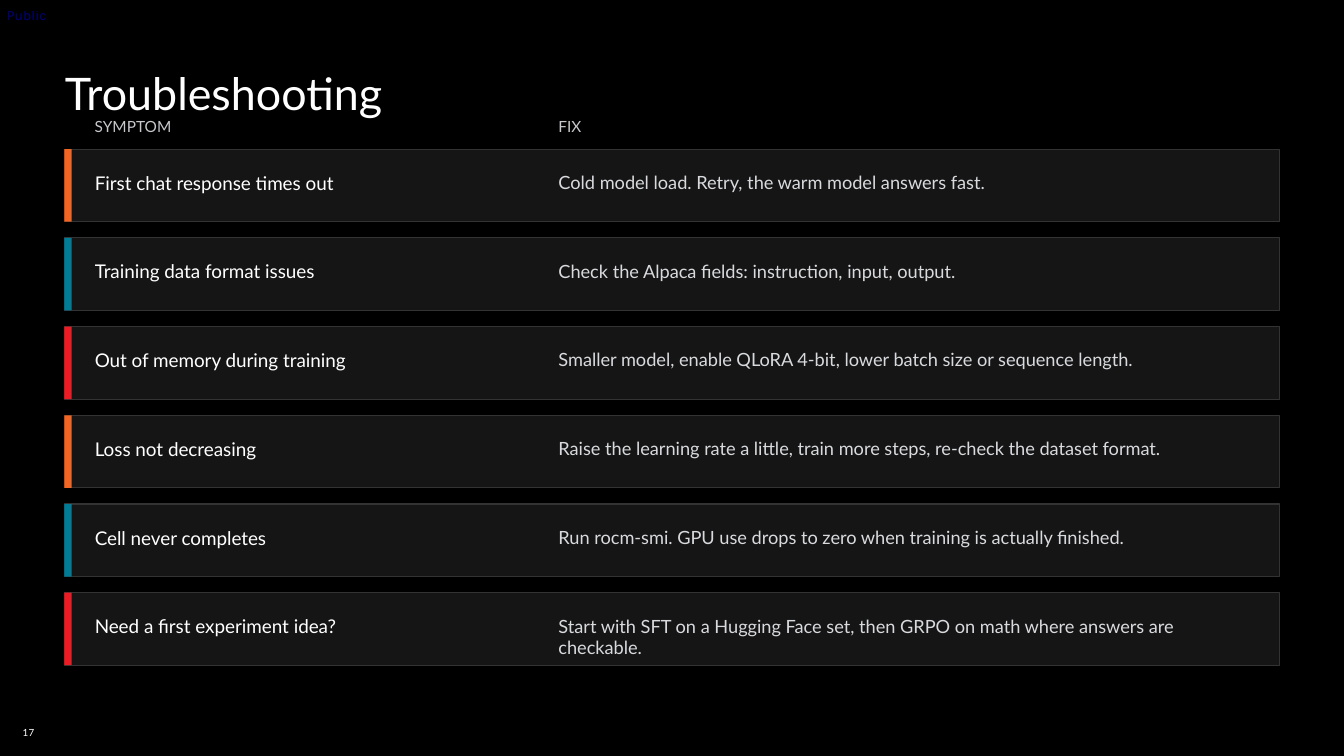
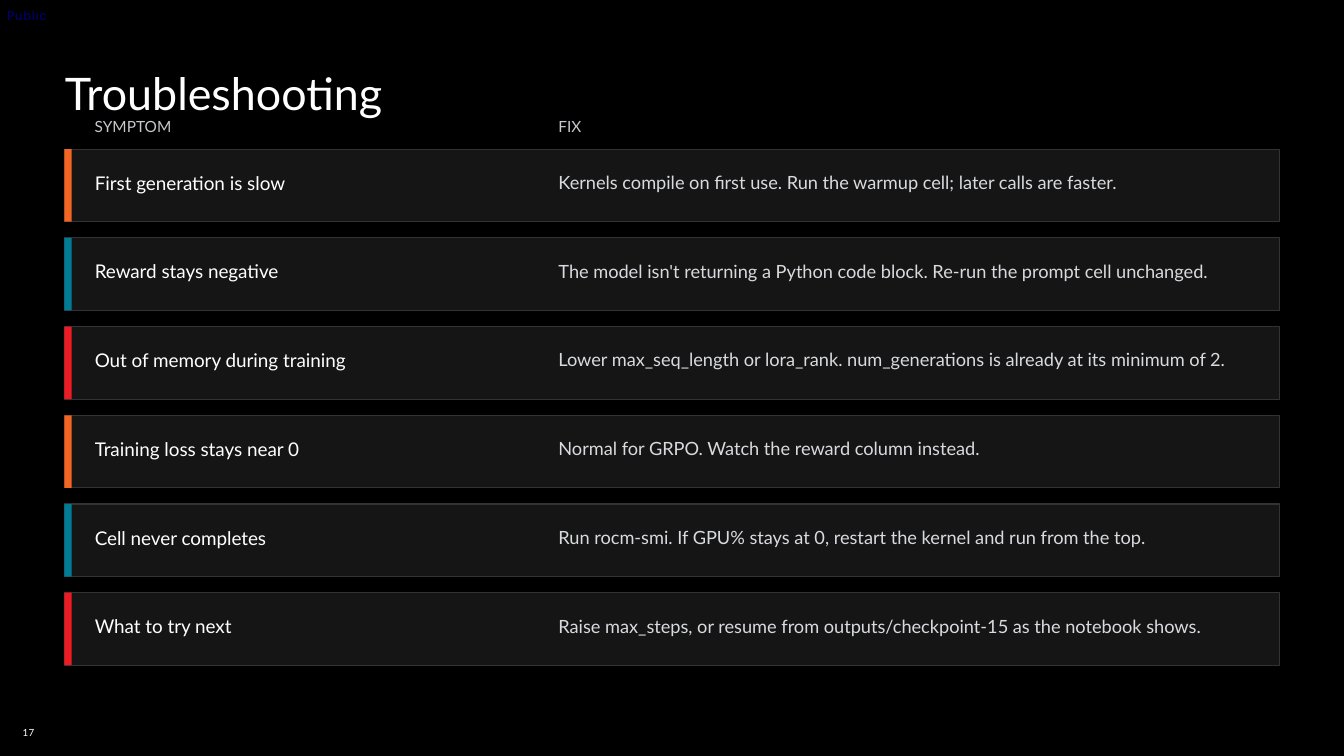
Before and after one commit to TwelveNights/Unsloth-RL-Workshop-on-Radeon, a slide deck: slide 17 of docs/AMD-Unsloth-GRPO-Fine-tuning1.pptx. Drawn at 1344x756 pixels with LibreOffice and Linux fonts; fonts in the diff are those of the drawing; background and template pictures are left out. Boxes give left, top, right and bottom in pixels: in the first picture for what was removed or moved away, otherwise in the second. Text is boxed around its words. In the diff, an @@ line names an element or a change of style, - is before the commit and + after.

```diff
--- a/docs/AMD-Unsloth-GRPO-Fine-tuning1.pptx
+++ b/docs/AMD-Unsloth-GRPO-Fine-tuning1.pptx
@@ text at (x1=95, y1=176, x2=285, y2=194): text changed @@
-First chat response times out
+First generation is slow
@@ text at (x1=558, y1=175, x2=1116, y2=192): text changed @@
-Cold model load. Retry, the warm model answers fast.
+Kernels compile on first use. Run the warmup cell; later calls are faster.
@@ text at (x1=95, y1=264, x2=278, y2=282): text changed @@
-Training data format issues
+Reward stays negative
@@ text at (x1=558, y1=264, x2=1208, y2=282): text changed @@
-Check the Alpaca fields: instruction, input, output.
+The model isn't returning a Python code block. Re-run the prompt cell unchanged.
@@ text at (x1=558, y1=352, x2=1225, y2=370): text changed @@
-Smaller model, enable QLoRA 4-bit, lower batch size or sequence length.
+Lower max_seq_length or lora_rank. num_generations is already at its minimum of 2.
@@ text at (x1=95, y1=442, x2=299, y2=460): text changed @@
-Loss not decreasing
+Training loss stays near 0
@@ text at (x1=558, y1=441, x2=980, y2=455): text changed @@
-Raise the learning rate a little, train more steps, re-check the dataset format.
+Normal for GRPO. Watch the reward column instead.
@@ text at (x1=558, y1=530, x2=1145, y2=547): text changed @@
-Run rocm-smi. GPU use drops to zero when training is actually finished.
+Run rocm-smi. If GPU% stays at 0, restart the kernel and run from the top.
@@ text at (x1=95, y1=619, x2=231, y2=637): text changed @@
-Need a first experiment idea?
+What to try next
@@ text at (x1=558, y1=619, x2=1200, y2=636): text changed @@
-Start with SFT on a Hugging Face set, then GRPO on math where answers are checkable.
+Raise max_steps, or resume from outputs/checkpoint-15 as the notebook shows.
```
Also in this commit, not shown: 12 other slides changed, 2 other files.
